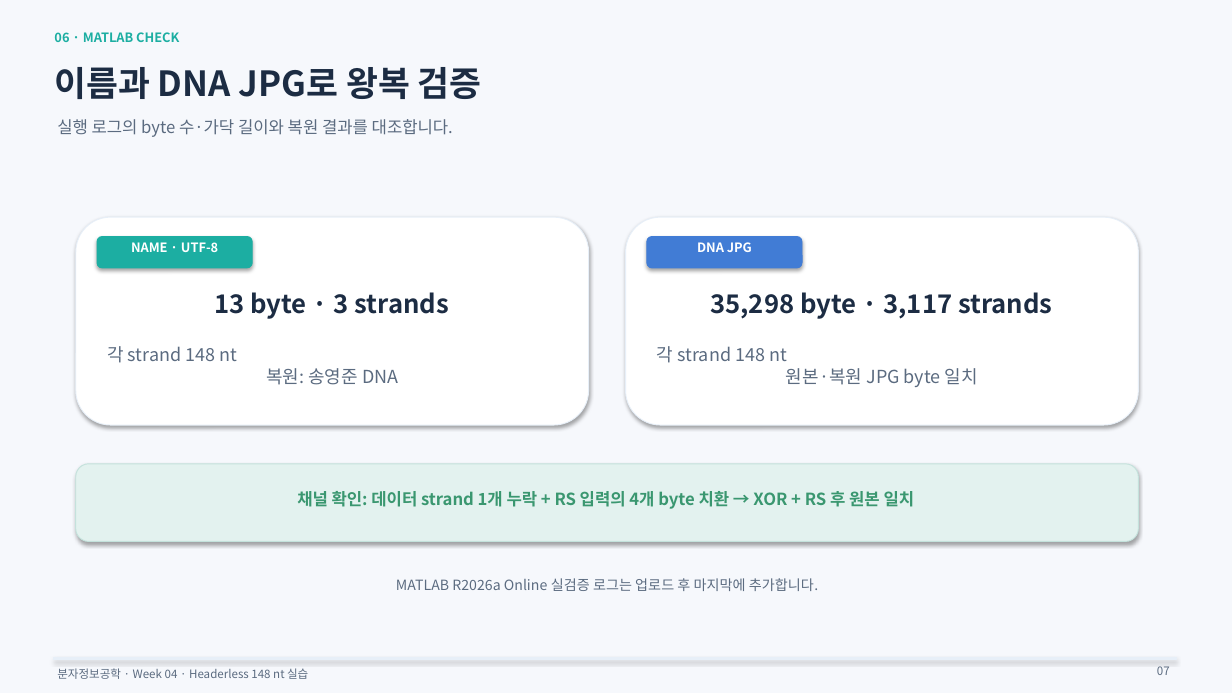
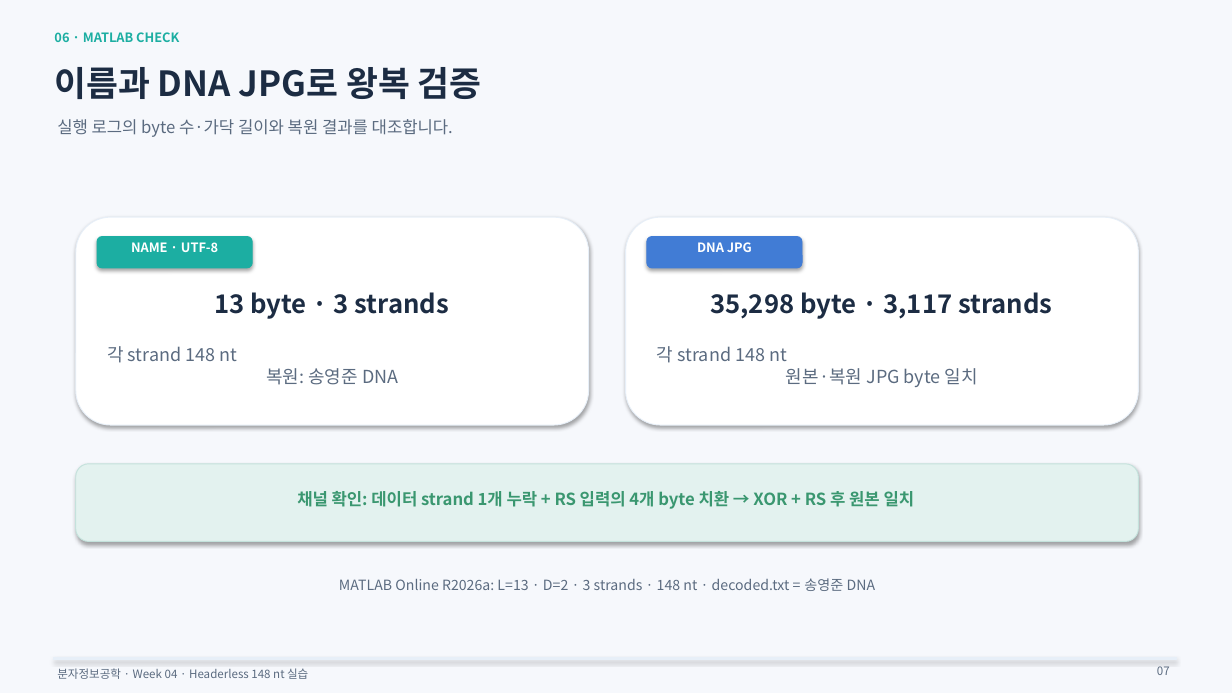
Before and after one commit to bioelectronicsbiooptics/bbl-site, a slide deck: slide 7 of courses/molecular-information-engineering/week04/dna-storage/downloads/DNA_storage_encoding_decoding_4week.pptx. Drawn at 1232x693 pixels with LibreOffice and Linux fonts; fonts in the diff are those of the drawing. Boxes give left, top, right and bottom in pixels: in the first picture for what was removed or moved away, otherwise in the second. Text is boxed around its words. In the diff, an @@ line names an element or a change of style, - is before the commit and + after.

Commit message:
Add cumulative MATLAB DNA storage checkpoints

```diff
--- a/courses/molecular-information-engineering/week04/dna-storage/downloads/DNA_storage_encoding_decoding_4week.pptx
+++ b/courses/molecular-information-engineering/week04/dna-storage/downloads/DNA_storage_encoding_decoding_4week.pptx
@@ text at (339, 578, 876, 591): text changed @@
-MATLAB R2026a Online 실검증 로그는 업로드 후 마지막에 추가합니다.
+MATLAB Online R2026a: L=13 · D=2 · 3 strands · 148 nt · decoded.txt = 송영준 DNA
```
Also in this commit, not shown: 2 other slides changed, 11 other files.
